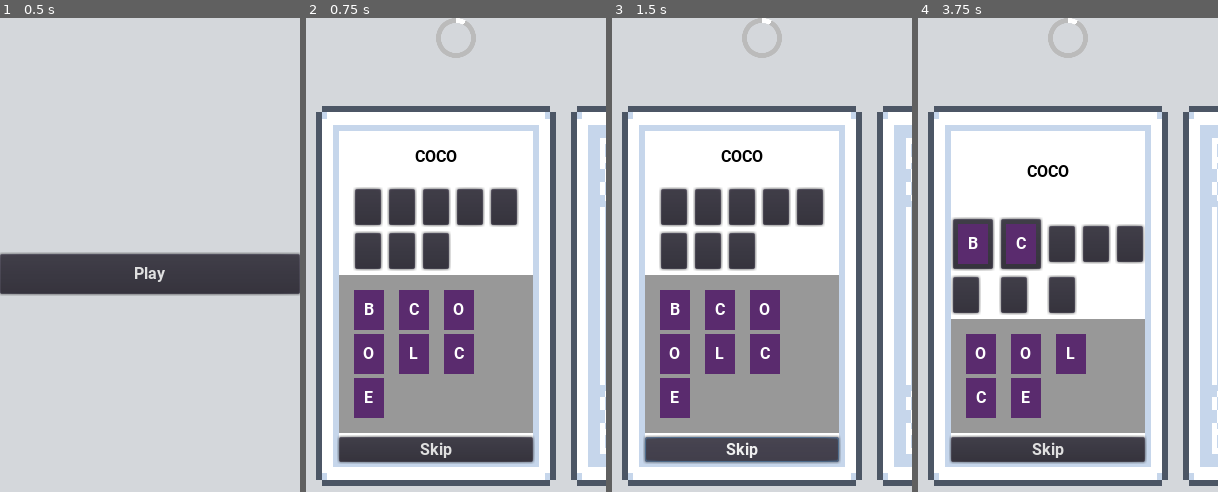
Above: before the commit, frames 1-4 (left to right).
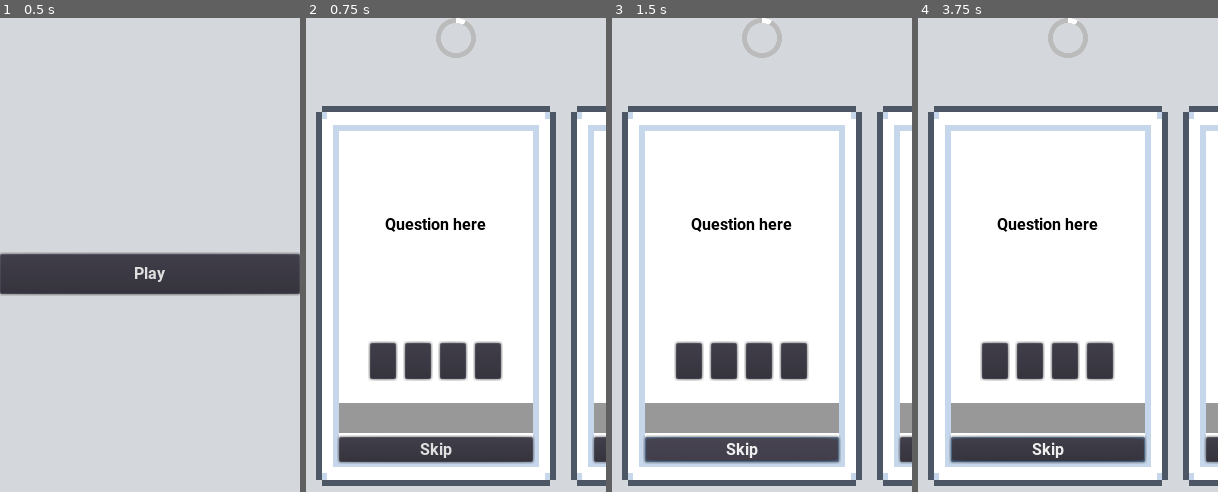
Above: after the commit, the same moments.

Repository: LoneDespair/comsci-card_game
Game: Godot game, scene res://src/main/main.tscn
The game is run twice, just before and just after one commit, with the same random seed, the same clock (stepped at 60 frames per second) and the same inputs.
Inputs (mouse positions are in pixels of both pictures, inside the frame that each line leads up to):
- Up to frame 1 (0.5 s): no input
- Up to frame 2 (0.75 s): click "Play" at 0.5 s
- Up to frame 3 (1.5 s): click "Skip" at 1.25 s
- Up to frame 4 (3.75 s): click "Skip" at 2 s; click (981, 311) at 2.75 s, where only the run before the commit has a clickable "B"; click (981, 354) at 3.5 s, where only the run before the commit has a clickable "C"

Frame 1 is identical in both runs. In frame 2, 27% of the frame differs, in the area x 11-100%, y 23-95%; in frame 3, 27%; in frame 4, 23%.

Commit message:
switched to grid container for selection

Diff:
--- a/src/card/card.tscn
+++ b/src/card/card.tscn
@@ -55,12 +55,14 @@
 
 [node name="answer" type="GridContainer" parent="ui/content/VBoxContainer"]
 unique_name_in_owner = true
-margin_left = 31.0
+margin_left = 29.0
 margin_top = 194.0
-margin_right = 163.0
+margin_right = 164.0
 margin_bottom = 269.0
 rect_min_size = Vector2( 0, 75 )
 size_flags_horizontal = 6
+custom_constants/vseparation = 5
+custom_constants/hseparation = 5
 columns = 5
 
 [node name="holder" parent="ui/content/VBoxContainer/answer" instance=ExtResource( 3 )]
@@ -69,18 +71,18 @@
 size_flags_horizontal = 4
 
 [node name="holder2" parent="ui/content/VBoxContainer/answer" instance=ExtResource( 3 )]
-margin_left = 34.0
-margin_right = 64.0
+margin_left = 35.0
+margin_right = 65.0
 size_flags_horizontal = 4
 
 [node name="holder3" parent="ui/content/VBoxContainer/answer" instance=ExtResource( 3 )]
-margin_left = 68.0
-margin_right = 98.0
+margin_left = 70.0
+margin_right = 100.0
 size_flags_horizontal = 4
 
 [node name="holder4" parent="ui/content/VBoxContainer/answer" instance=ExtResource( 3 )]
-margin_left = 102.0
-margin_right = 132.0
+margin_left = 105.0
+margin_right = 135.0
 size_flags_horizontal = 4
 
 [node name="PanelContainer2" type="PanelContainer" parent="ui/content"]
@@ -89,13 +91,16 @@
 margin_bottom = 303.0
 custom_styles/panel = SubResource( 4 )
 
-[node name="selection" type="HFlowContainer" parent="ui/content/PanelContainer2"]
+[node name="selection" type="GridContainer" parent="ui/content/PanelContainer2"]
 unique_name_in_owner = true
-margin_left = 15.0
+margin_left = 97.0
 margin_top = 15.0
-margin_right = 179.0
+margin_right = 97.0
 margin_bottom = 15.0
-custom_constants/hseparation = 15
+size_flags_horizontal = 4
+custom_constants/vseparation = 5
+custom_constants/hseparation = 5
+columns = 5
 
 [node name="skip" type="Button" parent="ui/content"]
 unique_name_in_owner = true
--- a/src/play/play.tscn
+++ b/src/play/play.tscn
@@ -1,7 +1,8 @@
-[gd_scene load_steps=4 format=2]
+[gd_scene load_steps=5 format=2]
 
 [ext_resource path="res://src/play/initiator.gd" type="Script" id=1]
 [ext_resource path="res://src/play/circular_progress.png" type="Texture" id=2]
+[ext_resource path="res://src/card/card.tscn" type="PackedScene" id=3]
 
 [sub_resource type="StyleBoxFlat" id=3]
 
@@ -40,7 +41,7 @@
 follow_focus = true
 
 [node name="margin" type="MarginContainer" parent="content/scroll"]
-margin_right = 300.0
+margin_right = 1025.0
 margin_bottom = 468.0
 size_flags_horizontal = 3
 size_flags_vertical = 3
@@ -53,10 +54,50 @@
 unique_name_in_owner = true
 margin_left = 10.0
 margin_top = 20.0
-margin_right = 290.0
+margin_right = 1015.0
 margin_bottom = 448.0
 size_flags_vertical = 3
 custom_constants/separation = 15
+
+[node name="card" parent="content/scroll/margin/deck" instance=ExtResource( 3 )]
+anchor_left = 0.0
+anchor_top = 0.0
+anchor_right = 0.0
+anchor_bottom = 0.0
+margin_left = 0.0
+margin_top = 24.0
+margin_right = 240.0
+margin_bottom = 404.0
+
+[node name="card2" parent="content/scroll/margin/deck" instance=ExtResource( 3 )]
+anchor_left = 0.0
+anchor_top = 0.0
+anchor_right = 0.0
+anchor_bottom = 0.0
+margin_left = 255.0
+margin_top = 24.0
+margin_right = 495.0
+margin_bottom = 404.0
+
+[node name="card3" parent="content/scroll/margin/deck" instance=ExtResource( 3 )]
+anchor_left = 0.0
+anchor_top = 0.0
+anchor_right = 0.0
+anchor_bottom = 0.0
+margin_left = 510.0
+margin_top = 24.0
+margin_right = 750.0
+margin_bottom = 404.0
+
+[node name="card4" parent="content/scroll/margin/deck" instance=ExtResource( 3 )]
+anchor_left = 0.0
+anchor_top = 0.0
+anchor_right = 0.0
+anchor_bottom = 0.0
+margin_left = 765.0
+margin_top = 24.0
+margin_right = 1005.0
+margin_bottom = 404.0
 
 [node name="PanelContainer" type="PanelContainer" parent="content"]
 visible = false
